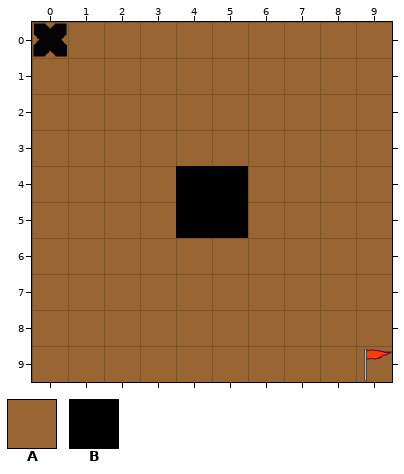
A Tiled map gets an edit: src/art/src/square_map.tmx. Above is the file before it was changed.
Cells are 64x64 px. Shown: x 0..9, y 0..9.
Key: from "main_tiles": A 0, B 1.
_ is an empty cell.
Layers that did not change in this view are not listed.
Layer "base" before, first column x 0:
 0 AAAAAAAAAA
 1 AAAAAAAAAA
 2 AAAAAAAAAA
 3 AAAAAAAAAA
 4 AAAABBAAAA
 5 AAAABBAAAA
 6 AAAAAAAAAA
 7 AAAAAAAAAA
 8 AAAAAAAAAA
 9 AAAAAAAAAA
The same view after the edit:
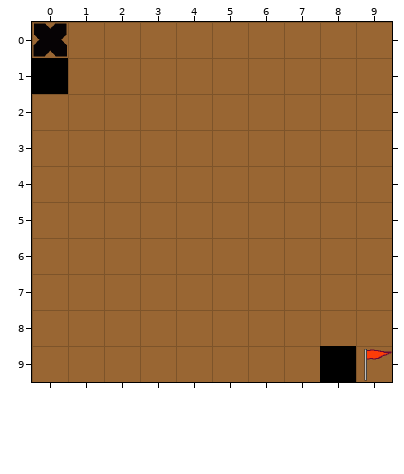
From old to new:
Layer "base":
The author changed tile B to tile A in rows 4 to 5 at x 4 to 5.
The author changed tile A to tile B in row 1 at x 0; in row 9 at x 8.
Changed places in both pictures, as pixel boxes (x1, y1, x2, y2):
changed: (32, 58, 68, 94)
changed: (176, 166, 248, 238)
changed: (320, 346, 356, 382)
